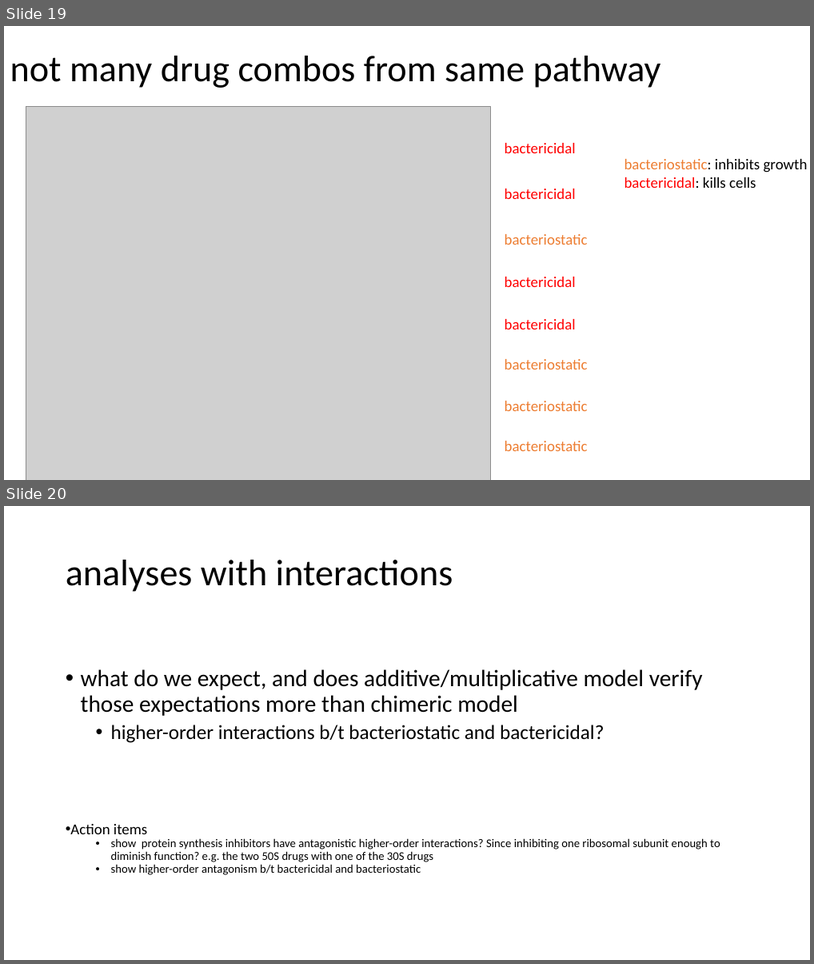
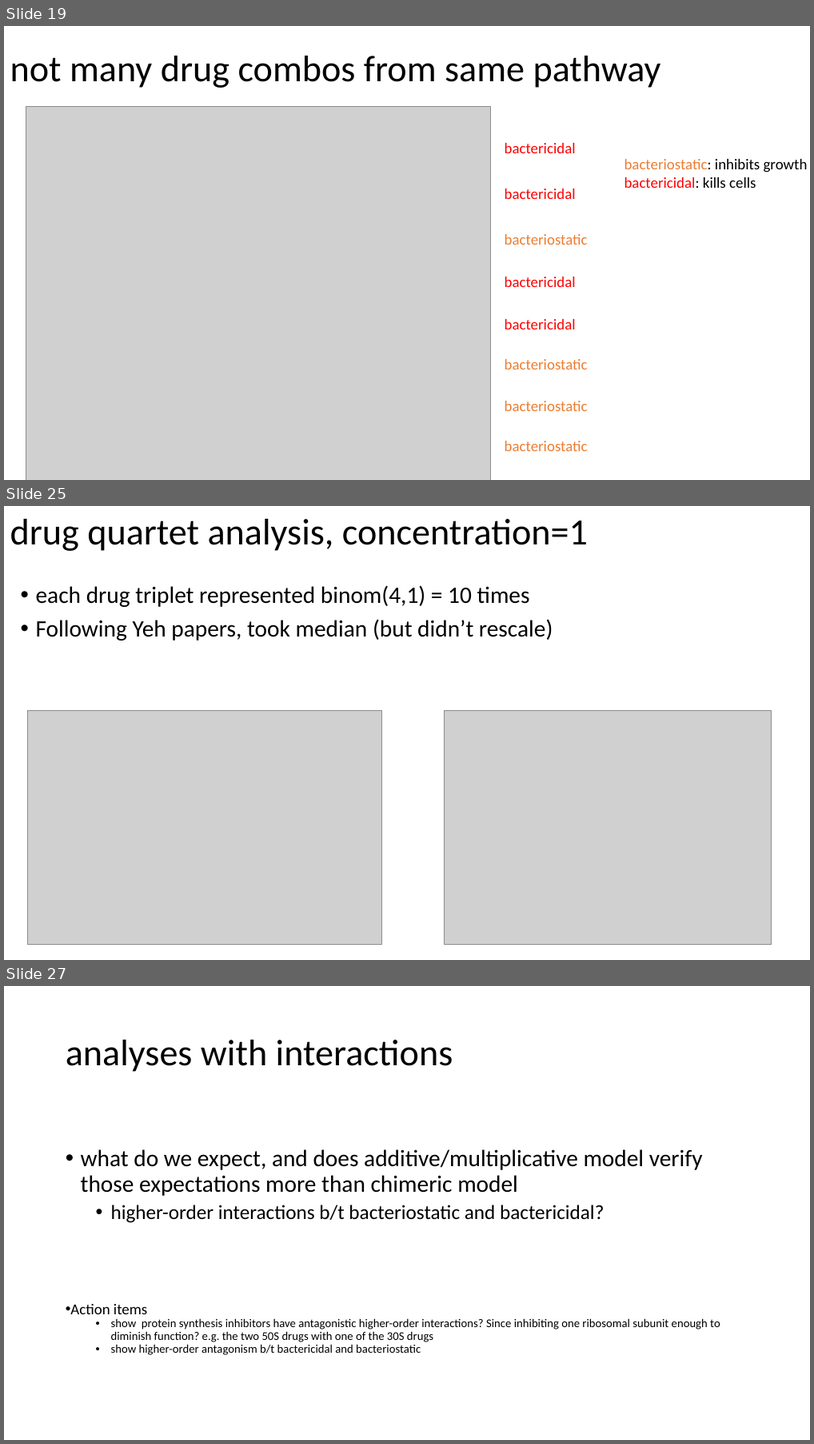
Before and after one commit to brian-arnold/epistasis_reanalysis, a slide deck: drug_data/drug_data_reanalysis.pptx. Shown one above the other, each under a label of ours: slides 19 and 20 before the commit, slides 19, 25 and 27 after it; the slides between them are not shown. The pictures are 814x964 and 814x1444 pixels, drawn with LibreOffice and Linux fonts; fonts in the diff are those of the drawing; grey boxes stand for pictures. Boxes give left, top, right and bottom in pixels: in the first picture for what was removed or moved away, otherwise in the second. Text is boxed around its words. In the diff, an @@ line names an element or a change of style, - is before the commit and + after.

Commit message:
updated drug analysis

```diff
--- a/drug_data/drug_data_reanalysis.pptx
+++ b/drug_data/drug_data_reanalysis.pptx
@@ slide 25 added at (x1=4, y1=506, x2=810, y2=960), background #FFFFFF @@
@@ title added at (x1=10, y1=519, x2=588, y2=551), 44 pt, text #000000 @@
+drug quartet analysis, concentration=1
@@ text added at (x1=36, y1=585, x2=553, y2=640), 28 pt, text #000000 @@
+• each drug triplet represented binom(4,1) = 10 times
+• Following Yeh papers, took median (but didn’t rescale)
@@ picture added at (x1=27, y1=711, x2=382, y2=944) @@
@@ picture added at (x1=445, y1=711, x2=772, y2=944) @@
@@ what was slide 20 is now slide 27 @@
```
Also in this commit, not shown: 1 slide changed, 6 other slides added, 7 other files.
